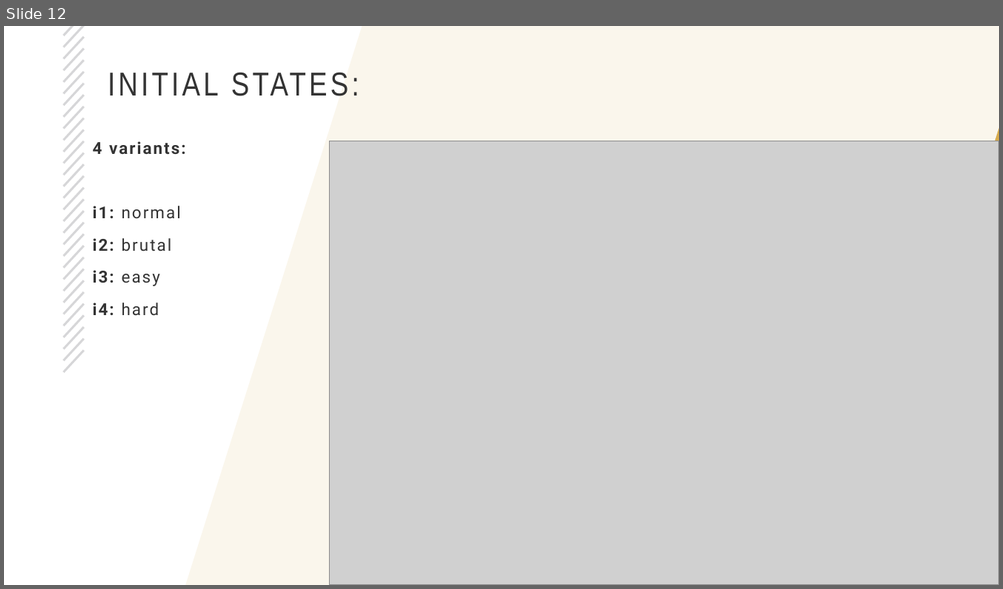
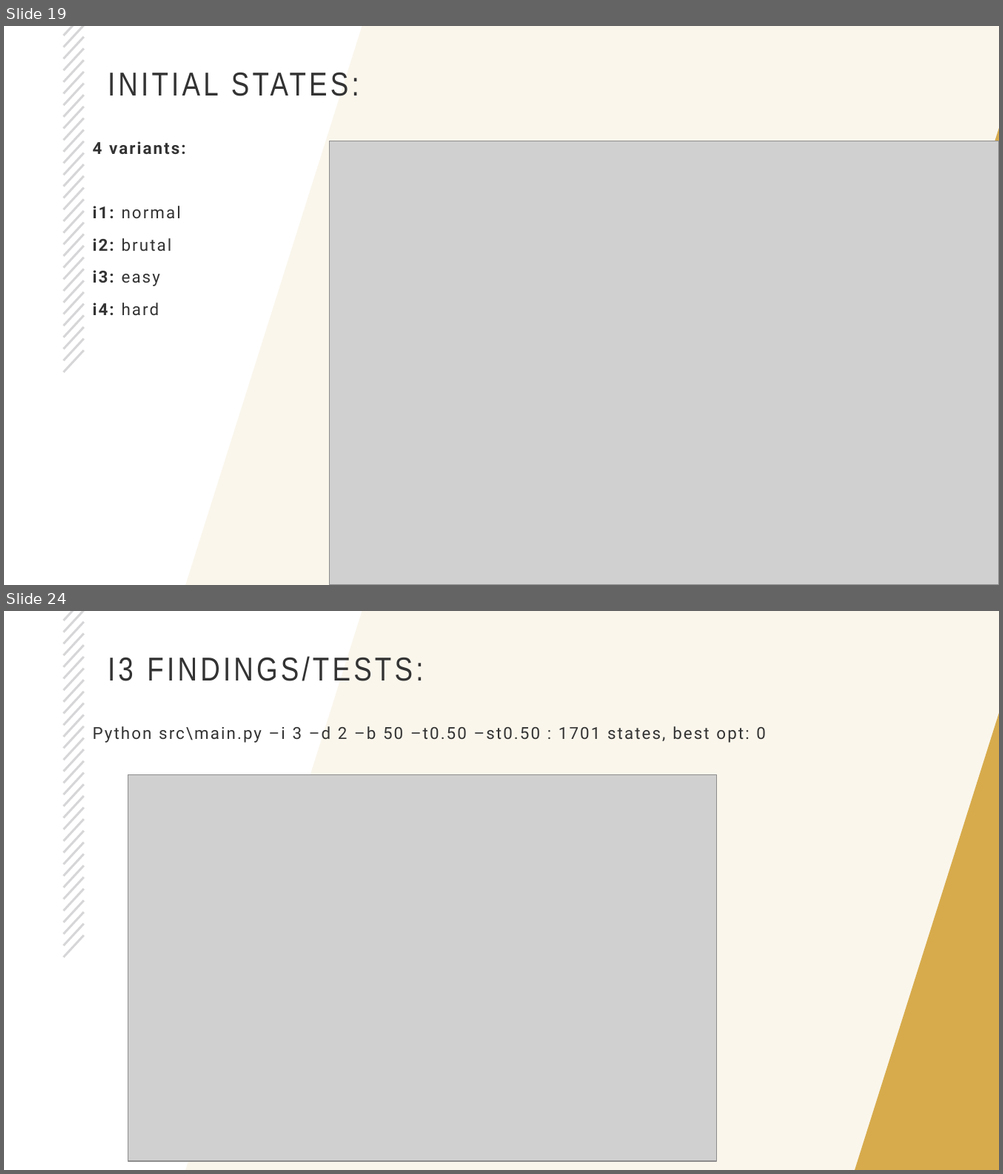
Before and after one commit to rich-java-dev/world-trade-ai-part1, a slide deck: CS5260-part1.pptx. Shown one above the other, each under a label of ours: slide 12 before the commit, slides 19 and 24 after it; the slides between them are not shown. The pictures are 1003x589 and 1003x1174 pixels, drawn with LibreOffice and Linux fonts; fonts in the diff are those of the drawing; grey boxes stand for pictures; background and template pictures are left out. Boxes give left, top, right and bottom in pixels: in the first picture for what was removed or moved away, otherwise in the second. Text is boxed around its words. In the diff, an @@ line names an element or a change of style, - is before the commit and + after.

```diff
--- a/CS5260-part1.pptx
+++ b/CS5260-part1.pptx
@@ slide 24 added at [4, 611, 999, 1170], background #FFFFFF; not listed: 32 template elements that a slide beside it also shows @@
@@ title added at [108, 656, 423, 681], 32 pt, text #333333 @@
+I3 FINDINGS/TESTS:
@@ text added at [93, 726, 765, 743], 16 pt, text #333333 @@
+Python src\main.py –i 3 –d 2 –b 50 –t0.50 –st0.50 : 1701 states, best opt: 0
@@ picture added at [128, 775, 717, 1162] @@
@@ what was slide 12 is now slide 19 @@
```
Also in this commit, not shown: 3 slides changed, 15 other slides added, 5 slides removed, 15 other files.
